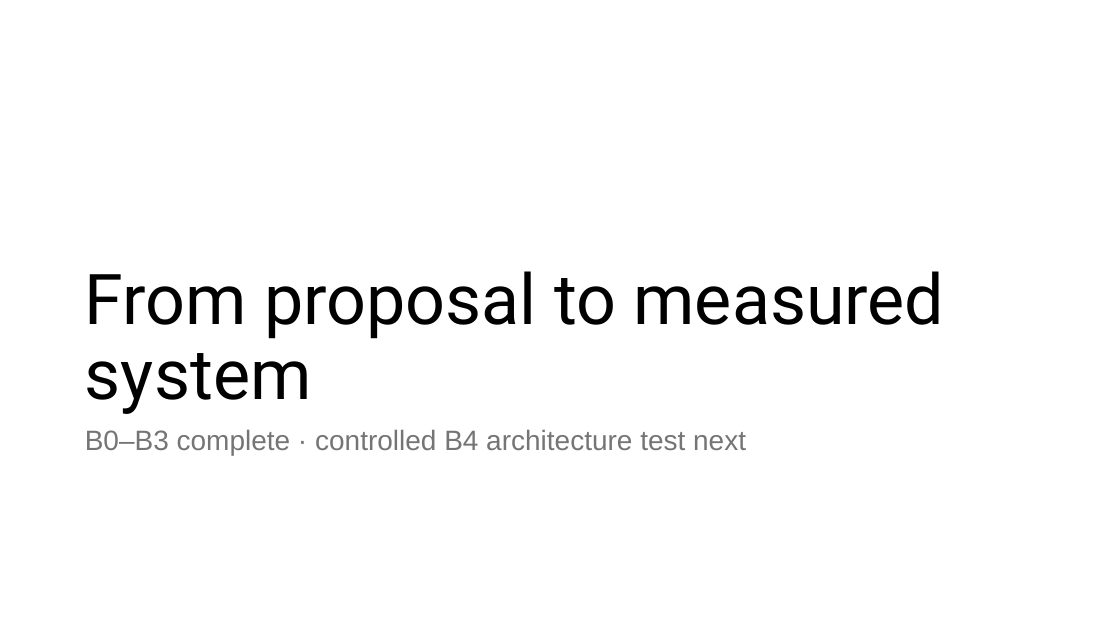
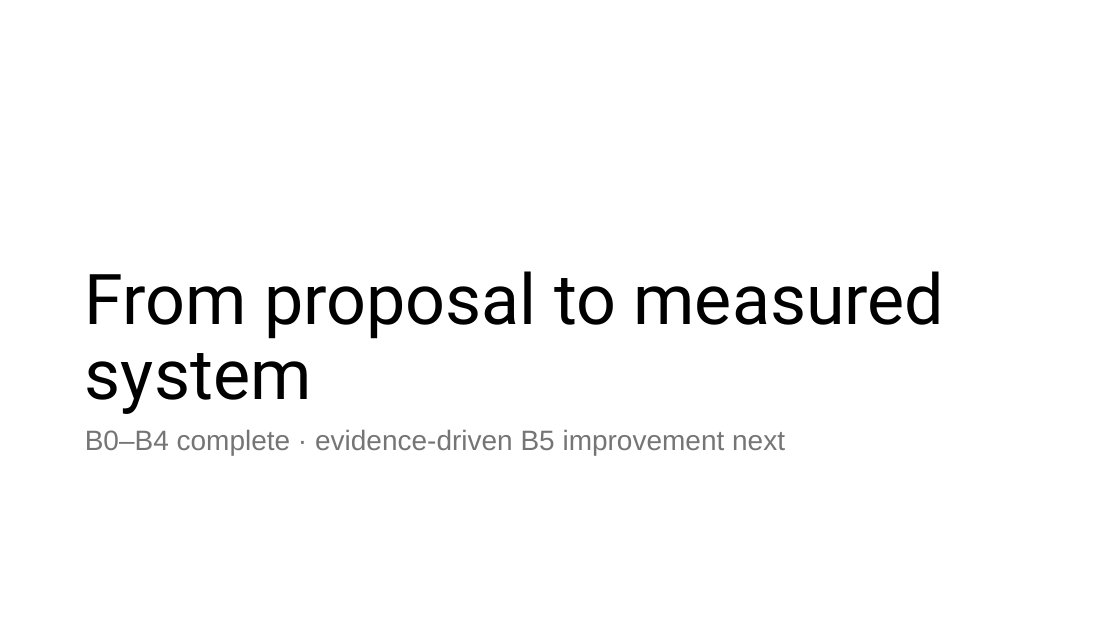
Before and after one commit to nocleo/ADVLSI2_Project_updated, a slide deck: slide 9 of presentation/ADVLSI2_DRC_CNN_Project_Progress.pptx. Drawn at 1120x630 pixels with LibreOffice and Linux fonts; fonts in the diff are those of the drawing. Boxes give left, top, right and bottom in pixels: in the first picture for what was removed or moved away, otherwise in the second. Text is boxed around its words. In the diff, an @@ line names an element or a change of style, - is before the commit and + after.

Commit message:
Document completed B4 architecture experiment

```diff
--- a/presentation/ADVLSI2_DRC_CNN_Project_Progress.pptx
+++ b/presentation/ADVLSI2_DRC_CNN_Project_Progress.pptx
@@ text at [85, 429, 785, 455]: text changed @@
-B0–B3 complete · controlled B4 architecture test next
+B0–B4 complete · evidence-driven B5 improvement next
```
Also in this commit, not shown: 3 other slides changed, 2 slides added, 6 other files.
